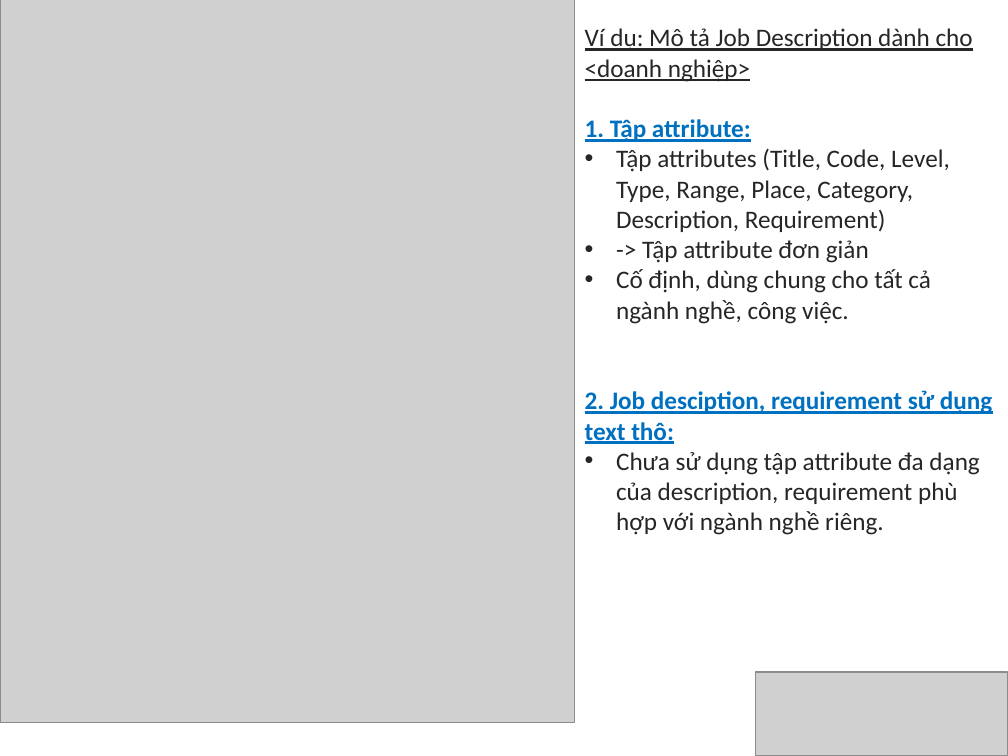
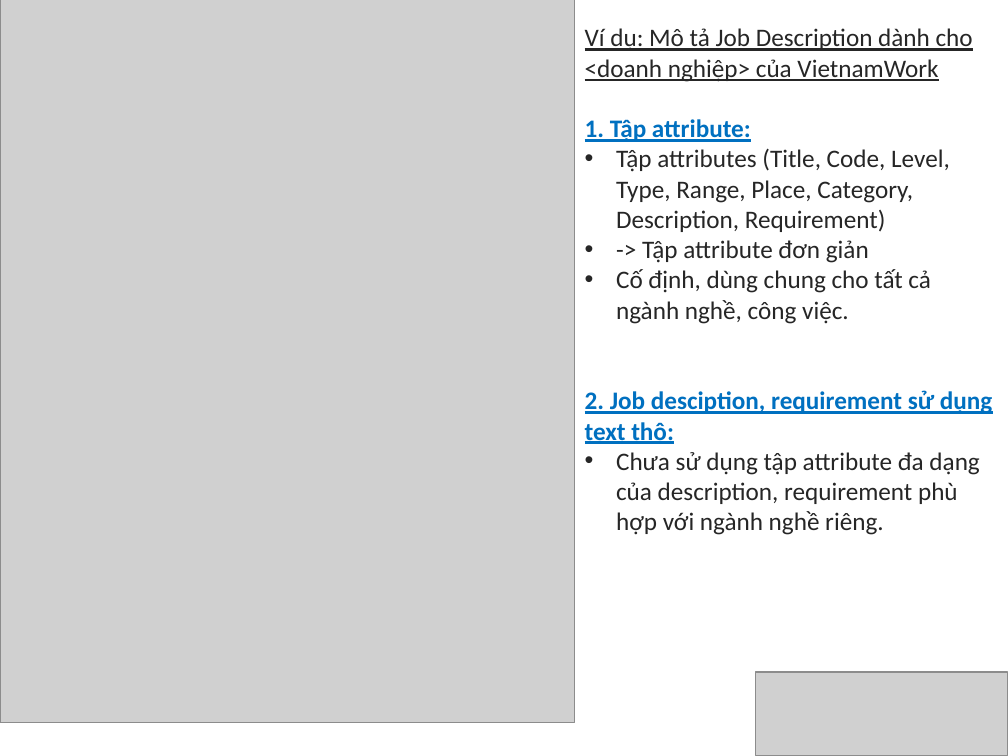
Before and after one commit to khanhduy94/jobzoom, a slide deck: slide 2 of Documents/JobZoom.pptx. Drawn at 1008x756 pixels with LibreOffice and Linux fonts; fonts in the diff are those of the drawing; grey boxes stand for pictures. Boxes give left, top, right and bottom in pixels: in the first picture for what was removed or moved away, otherwise in the second. Text is boxed around its words. In the diff, an @@ line names an element or a change of style, - is before the commit and + after.

```diff
--- a/Documents/JobZoom.pptx
+++ b/Documents/JobZoom.pptx
@@ text at (585,28,973,82): text changed @@
-Ví dụ: Mô tả Job Description dành cho <doanh nghiệp>
+Ví dụ: Mô tả Job Description dành cho <doanh nghiệp> của VietnamWork
```
Also in this commit, not shown: 4 other slides changed, 2 slides removed.
